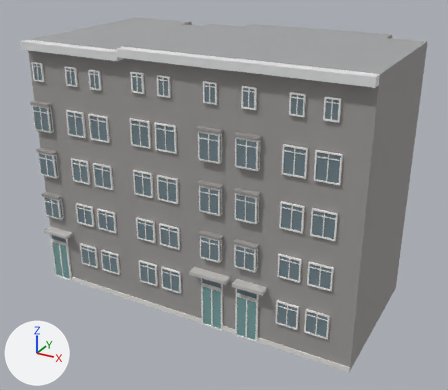
A saved change to the glTF model public/canal-drive/models/ordinary-buildings/chunks/chunk-face-burger-45-131-r2.glb.
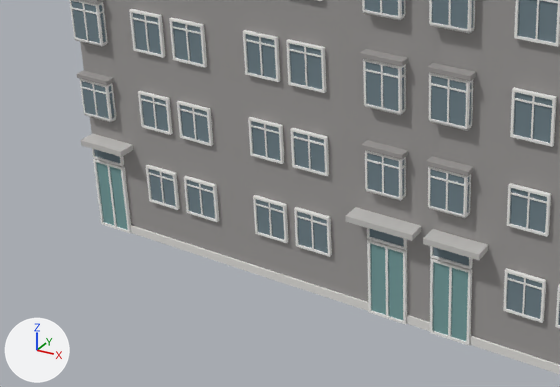
Each version appears first whole from a camera (50 mm lens) standing at (16.9, -26.0, 21.5) and looking at (0.2, 4.3, 6.3), and next in a close-up on the part from 0% to 68% of the width and 39% to 94% of the height. The axes (+X, +Y, +Z) are drawn at lower left. The lights are the same throughout. The last two pictures show the newer version. Vertices at exactly the same position are counted once.

The scene before the commit, as lines of its bpy script (objects in view):
```python
me_face_burger_45_131_r2 = bpy.data.meshes.new('face-burger-45-131-r2')
me_face_burger_45_131_r2.from_pydata(...)  # 3752 vertices, 6282 faces; spans x -10.1..10.1, y -0.6..10.5, z 0.0..15.7
me_face_burger_45_131_r2.materials.append(mat_585553_brick)  # grey #9f9c9a
me_face_burger_45_131_r2.materials.append(mat_585553_accent)  # grey #9f9c9a
me_face_burger_45_131_r2.materials.append(mat_c9c6bf_stone)  # white #e6e4e0
me_face_burger_45_131_r2.materials.append(mat_8d8e90_frame_measured)  # light grey #c4c5c6
me_face_burger_45_131_r2.materials.append(mat_8f8c88_frame_measured)  # light grey #c5c4c1
me_face_burger_45_131_r2.materials.append(mat_c4c5c7_frame_measured)  # white #e3e4e5
me_face_burger_45_131_r2.materials.append(mat_e6e4de_frame)  # white #f4f3f0
me_face_burger_45_131_r2.materials.append(mat_2f5a5a_door)  # greyish cyan #77a0a0
me_face_burger_45_131_r2.materials.append(mat_2a3a42_glass)  # greyish blue #71838b
me_face_burger_45_131_r2.materials.append(mat_45474a_slate)  # grey #8e9093
me_face_burger_45_131_r2.materials.append(mat_5d5f60_slate)  # grey #a3a4a5
ob_face_burger_45_131_r2 = bpy.data.objects.new('face-burger-45-131-r2', me_face_burger_45_131_r2)
ob_face_burger_45_131_r2.location = (0.0, 0.0, 0.0)
```
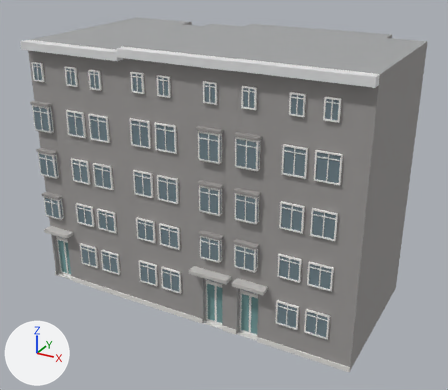
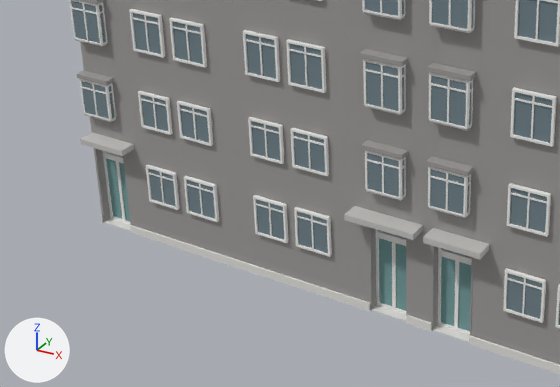
Pixel boxes (x1, y1, x2, y2) of what changed, in the close-ups (560 x 387 px; the box of a moved part takes in the faces that stretch with it):
part 1 of me_face_burger_45_131_r2, moved or reshaped (mostly hidden afterwards): before (433, 247, 469, 266); after (471, 257, 473, 269)
part 2 of me_face_burger_45_131_r2, added (mostly hidden): after (105, 218, 131, 231)
part 3 of me_face_burger_45_131_r2, moved or reshaped (mostly hidden afterwards): before (370, 243, 403, 320); after (372, 305, 406, 322)
part 4 of me_face_burger_45_131_r2, moved or reshaped: before (433, 262, 468, 341); after (433, 324, 470, 343)
part 5 of me_face_burger_45_131_r2, added: after (103, 155, 131, 224)
part 6 of me_face_burger_45_131_r2, moved or reshaped: before (107, 166, 117, 227); after (116, 161, 126, 220)
part 7 of me_face_burger_45_131_r2, added (mostly hidden): after (102, 151, 123, 160)
part 8 of me_face_burger_45_131_r2, moved or reshaped: before (385, 248, 389, 316); after (392, 242, 396, 308)
part 9 of me_face_burger_45_131_r2, added: after (438, 252, 472, 335)
part 10 of me_face_burger_45_131_r2, moved or reshaped: before (448, 267, 452, 337); after (454, 261, 459, 328)
part 11 of me_face_burger_45_131_r2, added (mostly hidden): after (438, 248, 472, 262)
part 12 of me_face_burger_45_131_r2, moved or reshaped: before (96, 162, 128, 230); after (106, 158, 130, 221)
part 13 of me_face_burger_45_131_r2, moved or reshaped: before (370, 229, 404, 247); after (379, 238, 406, 311)
part 14 of me_face_burger_45_131_r2, moved or reshaped: before (94, 149, 120, 163); after (441, 257, 471, 331)
part 15 of me_face_burger_45_131_r2, added: after (376, 229, 406, 314)
part 16 of me_face_burger_45_131_r2, added (mostly hidden): after (432, 246, 439, 257)
part 17 of me_face_burger_45_131_r2, moved or reshaped: before (367, 228, 473, 346); after (280, 0, 560, 365)
part 18 of me_face_burger_45_131_r2, moved or reshaped: before (92, 149, 131, 233); after (95, 150, 131, 223)

The change, as a list of edits to the scene's bpy script:
```text
Change me_face_burger_45_131_r2:
    remove me_face_burger_45_131_r2.from_pydata(...)  # 3752 vertices, 6282 faces; spans x -10.1..10.1, y -0.6..10.5, z 0.0..15.7
    add me_face_burger_45_131_r2.from_pydata(...)  # 3915 vertices, 6527 faces; spans x -10.1..10.1, y -0.6..10.5, z 0.0..15.7
    me_face_burger_45_131_r2 part 1: the loose piece of 8 vertices spanning x 3.5..4.7, y -0.1..0.0, z 2.8..3.2 is scaled about its middle by (0.0325, 14.8, 1.46), then moved by (0.7, 0.3, 0.0), in mat_585553_brick (grey #9f9c9a)
    me_face_burger_45_131_r2 part 2: a new loose piece, a box spanning x -10.075..-8.725, y -0.006..0.444, z 0.0..0.04, in mat_c9c6bf_stone (white #e6e4e0)
    me_face_burger_45_131_r2 part 3: the loose piece of 8 vertices spanning x 1.3..2.5, y -0.1..0.0, z 0.1..2.6 is scaled about its middle by (1.13, 14.8, 0.0158), then moved by (0.0, 0.3, -1.3), in mat_c9c6bf_stone (white #e6e4e0)
    me_face_burger_45_131_r2 part 4: the loose piece of 8 vertices spanning x 3.5..4.7, y -0.1..0.0, z 0.1..2.6 is scaled about its middle by (1.13, 14.8, 0.0158), then moved by (0.0, 0.3, -1.3), in mat_c9c6bf_stone (white #e6e4e0)
    me_face_burger_45_131_r2 part 5: the loose piece of 16 vertices spanning x -10.1..-8.7, y -0.1..0.0, z 0.0..2.7 is copied, and the copy is moved by (0.0, 0.4, 0.0); it spans x -10.1..-8.7, y 0.3..0.4, z 0.0..2.7
    me_face_burger_45_131_r2 part 6: the loose piece of 8 vertices spanning x -9.4, y -0.1, z 0.1..2.6 is moved by (0.0, 0.5, 0.0)
    me_face_burger_45_131_r2 part 7: the loose piece of 16 vertices spanning x -10.1..-8.7, y -0.1..0.0, z 2.7..3.2 is copied, and the copy is moved by (0.0, 0.4, 0.0); it spans x -10.1..-8.7, y 0.3..0.4, z 2.7..3.2
    me_face_burger_45_131_r2 part 8: the loose piece of 8 vertices spanning x 1.8..1.9, y -0.1, z 0.1..2.6 is moved by (0.0, 0.4, 0.0)
    me_face_burger_45_131_r2 part 9: the loose piece of 16 vertices spanning x 3.4..4.8, y -0.1..0.0, z 0.0..2.7 is copied, and the copy is moved by (0.0, 0.4, 0.0); it spans x 3.4..4.8, y 0.3..0.4, z 0.0..2.7
    me_face_burger_45_131_r2 part 10: the loose piece of 8 vertices spanning x 4.1, y -0.1, z 0.1..2.6 is moved by (0.0, 0.4, 0.0)
    me_face_burger_45_131_r2 part 11: the loose piece of 16 vertices spanning x 3.4..4.8, y -0.1..0.0, z 2.8..3.3 is copied, and the copy is moved by (0.0, 0.4, 0.0); it spans x 3.4..4.8, y 0.3..0.4, z 2.7..3.3
    me_face_burger_45_131_r2 part 12: the loose piece of 8 vertices spanning x -10.0..-8.8, y -0.1, z 0.1..2.6 is moved by (0.0, 0.5, 0.0)
    me_face_burger_45_131_r2 part 13: the loose piece of 8 vertices spanning x 1.3..2.5, y -0.1..0.0, z 2.8..3.2 is scaled about its middle by (0.902, 0.999, 6.3), then moved by (0.0, 0.4, -1.7), in mat_2f5a5a_door (greyish cyan #77a0a0)
    me_face_burger_45_131_r2 part 14: the loose piece of 8 vertices spanning x -10.0..-8.8, y -0.1, z 2.8..3.2 is scaled about its middle by (0.902, 1, 6.47), then moved by (13.5, 0.5, -1.6), in mat_2f5a5a_door (greyish cyan #77a0a0)
    me_face_burger_45_131_r2 part 15: a new loose piece of 28 vertices spanning x 1.2..2.6, y 0.3..0.4, z 0.0..3.3, in mat_e6e4de_frame (white #f4f3f0)
    me_face_burger_45_131_r2 part 16: a new loose piece of 14 vertices spanning x 3.4..4.8, y 0.0..0.5, z 2.7..3.3, in mat_585553_brick (grey #9f9c9a)
    me_face_burger_45_131_r2 part 17: 1 vertex moved within x 3.4, y 0.0, z 15.6; 52 vertices removed from x 1.2..4.8, y -0.1..0.0, z 0.0..3.3; 61 vertices added at x 1.2..4.8, y 0.0..0.5, z 0.0..15.6
    me_face_burger_45_131_r2 part 18: 6 vertices moved from x -10.1..-8.7, y -0.1..0.0, z 0.1..2.8 to x -10.1..-8.7, y 0.0..0.4, z 0.0..3.2; 18 vertices removed from x -10.1..-8.7, y -0.1..0.0, z 0.0..3.2; 28 vertices added at x -10.1..-8.7, y 0.0..0.4, z 0.0..3.2
    other edits to the shape of me_face_burger_45_131_r2 do not show in these pictures
```
